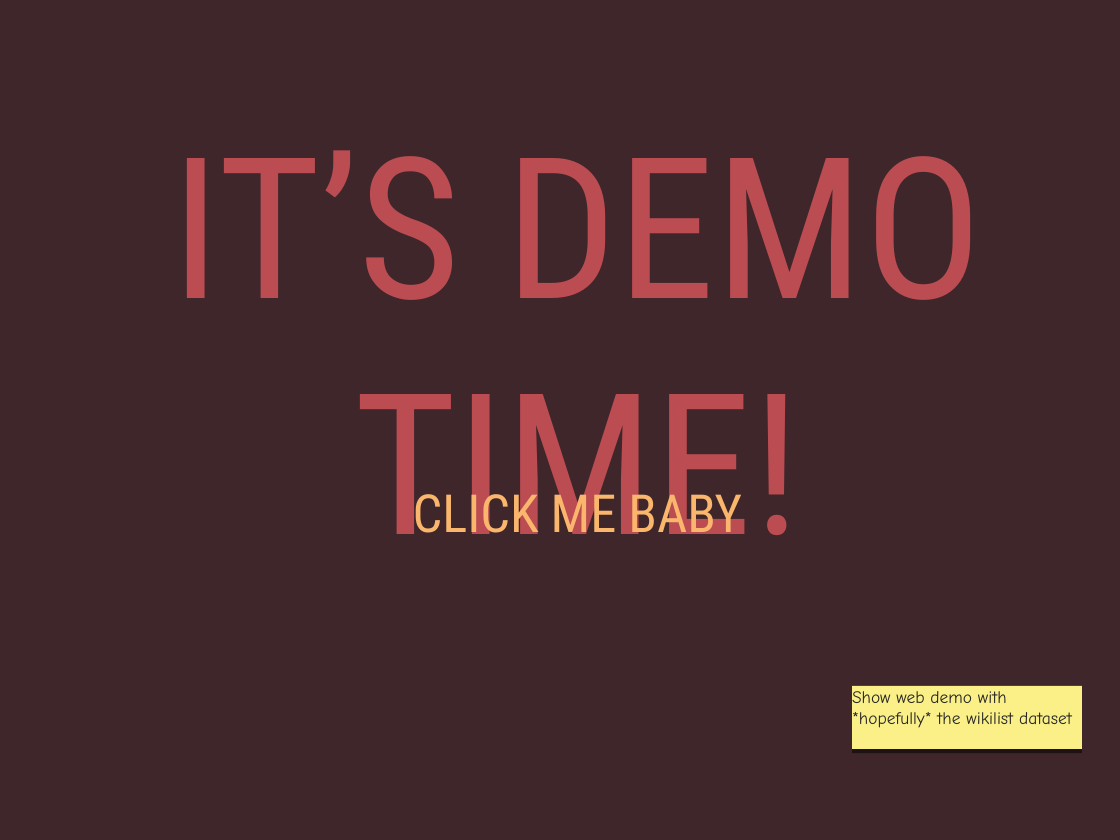
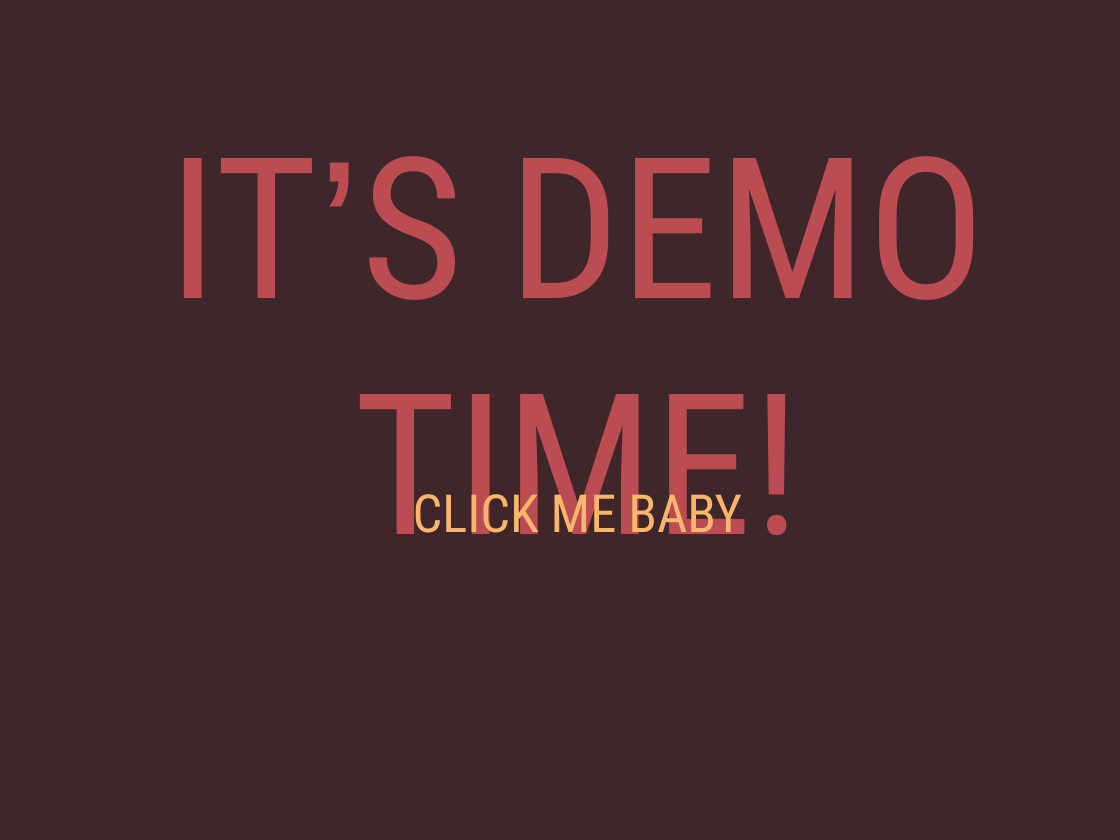
Before and after one commit to jaderberg/4YP, a slide deck: slide 3 of presentation.ppt. Drawn at 1120x840 pixels with LibreOffice and Linux fonts; fonts in the diff are those of the drawing. Boxes give left, top, right and bottom in pixels: in the first picture for what was removed or moved away, otherwise in the second. Text is boxed around its words. In the diff, an @@ line names an element or a change of style, - is before the commit and + after.

Commit message:
final presentation and demo setup

```diff
--- a/presentation.ppt
+++ b/presentation.ppt
@@ title "IT’S DEMO TIME!" at (169, 156, 986, 535): font Roboto Condensed to Arial in "IT’S" @@
@@ rectangle removed at (852, 686, 1082, 749) @@
-Show web demo with *hopefully* the wikilist dataset
```
Also in this commit, not shown: 9 other slides changed, 2 slides added, 2 slides removed, 4 other files.
